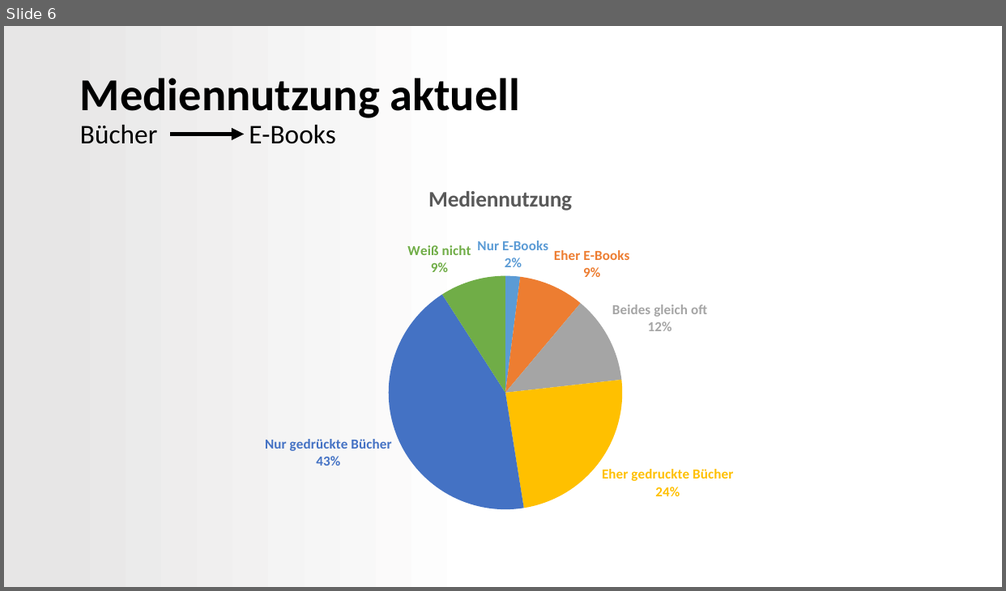
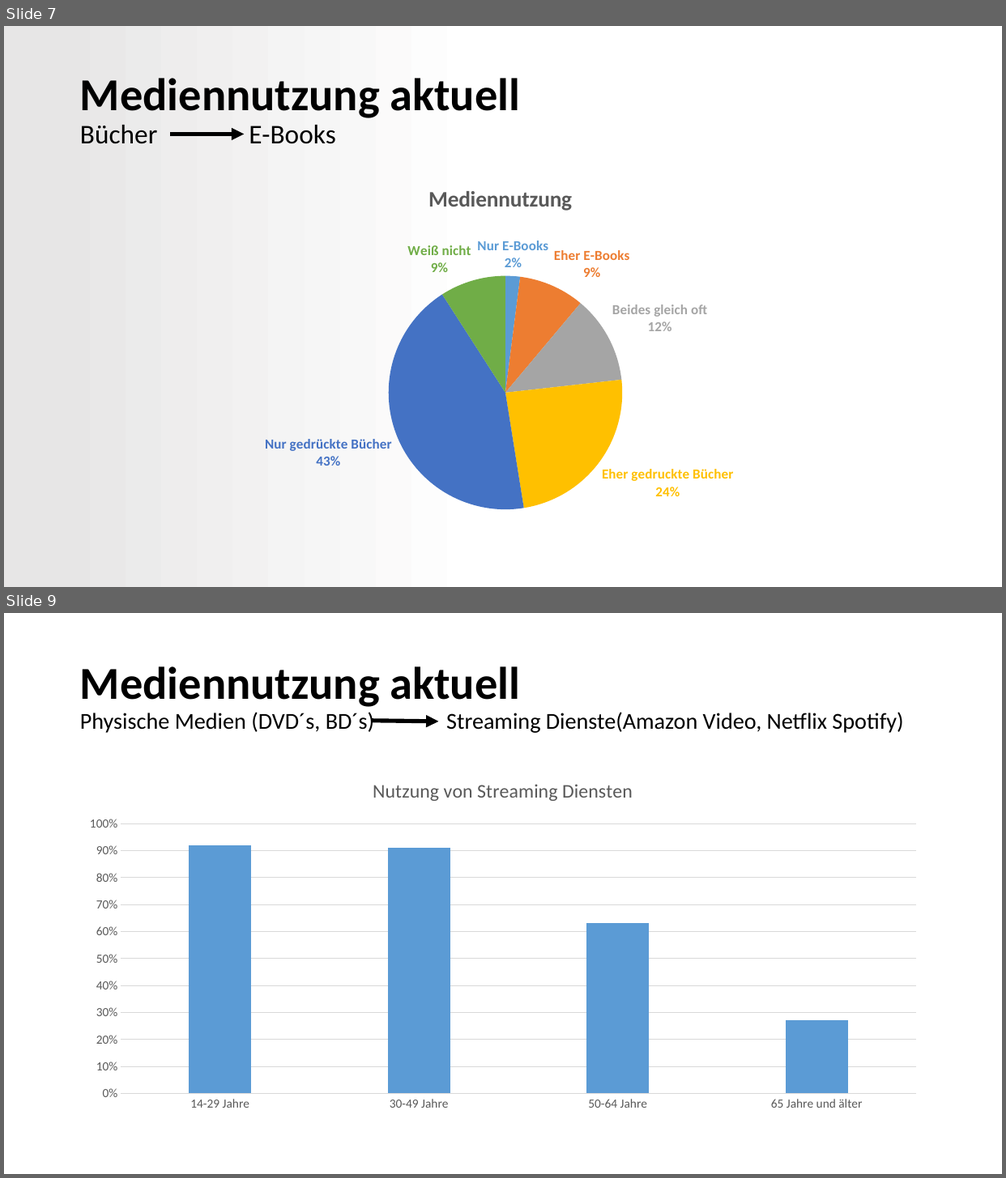
Before and after one commit to Seany1992/MuW, a slide deck: Medienwandel im 21.pptx. Shown one above the other, each under a label of ours: slide 6 before the commit, slides 7 and 9 after it; the slides between them are not shown. The pictures are 1006x591 and 1006x1178 pixels, drawn with LibreOffice and Linux fonts; fonts in the diff are those of the drawing. Boxes give left, top, right and bottom in pixels: in the first picture for what was removed or moved away, otherwise in the second. Text is boxed around its words. In the diff, an @@ line names an element or a change of style, - is before the commit and + after.

```diff
--- a/Medienwandel im 21.pptx
+++ b/Medienwandel im 21.pptx
@@ slide 9 added at box(4, 613, 1002, 1174), background #FFFFFF @@
@@ title added at box(80, 666, 903, 733), 22 pt, text #000000 @@
+Mediennutzung aktuell
+Physische Medien (DVD´s, BD´s) Streaming Dienste(Amazon Video, Netflix Spotify)
@@ arrow added from (372, 721) to (439, 722), #000000 4 pt @@
@@ column chart added at box(73, 763, 934, 1119) @@
+title "Nutzung von Streaming Diensten "
+categories: 14-29 Jahre, 30-49 Jahre, 50-64 Jahre, 65 Jahre und älter
+Series 1: 0.92, 0.91, 0.63, 0.27
@@ what was slide 6 is now slide 7 @@
```
Also in this commit, not shown: 1 slide changed, 2 other slides added, 3 other files.
